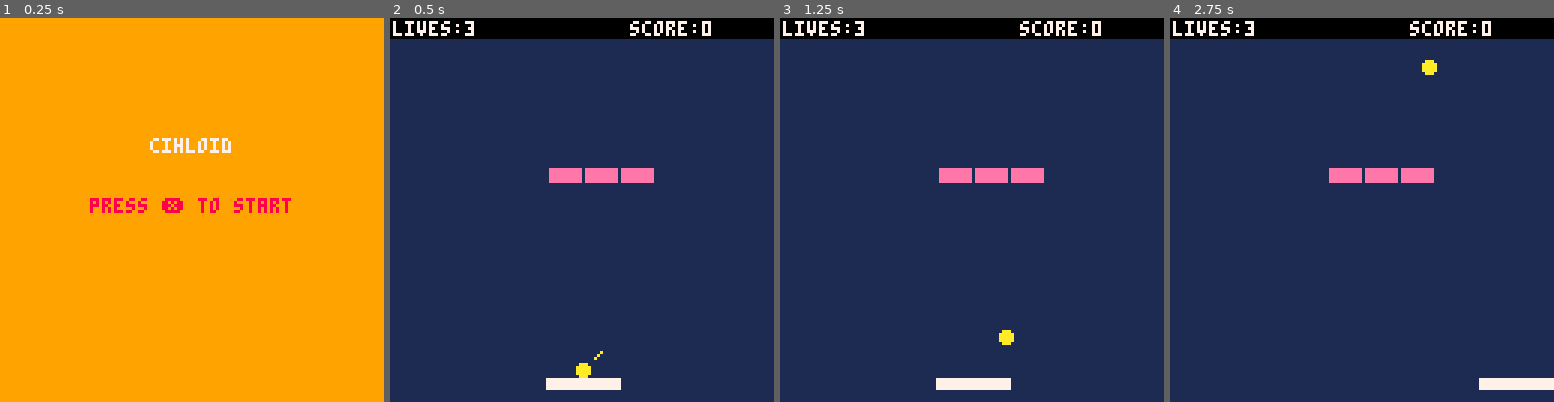
Above: before the commit, frames 1-4 (left to right).
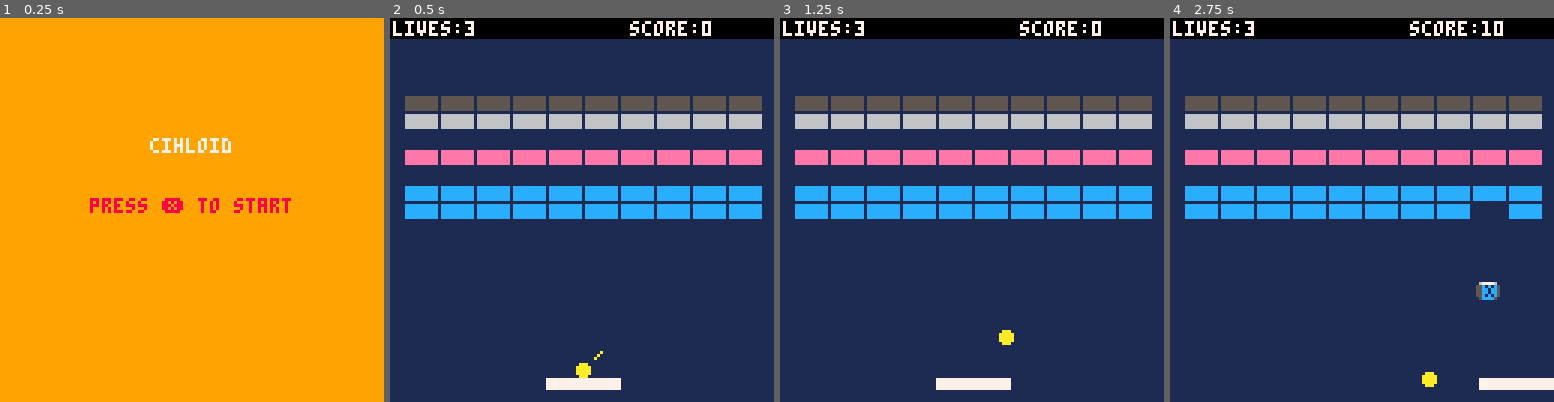
Above: after the commit, the same moments.

Repository: beavisCZ/Pico-8
Game: PICO-8 cartridge carts/cihloid.p8
Same seed, same stepped clock (60 frames per second), same inputs: the game is played once before the commit and once after it.
Inputs:
- Up to frame 1 (0.25 s): no input
- Up to frame 2 (0.5 s): tap X (X key) at 0.33 s
- Up to frame 3 (1.25 s): tap O (Z key) at 0.7 s; tap X (X key) at 1.07 s
- Up to frame 4 (2.75 s): hold Right 1.6-2.1 s; tap O (Z key) at 1.7, 2.1, 2.5 s; tap X (X key) at 1.85 s; hold Up 2.15-2.42 s; hold Right from 2.47 s (still down)

Frame 1 is identical in both runs. In frame 2, 18% of the frame differs, in the area x 3-97%, y 20-53%; in frame 3, 18%; in frame 4, 18%, in the area x 3-97%, y 0-97%.

Commit message:
ch30 multiball :)

Diff:
--- a/carts/cihloid.p8
+++ b/carts/cihloid.p8
@@ -4,7 +4,7 @@
 -- cihloid
 -- by beaviscz
 
--- finished tutorial 27
+-- finished tutorial 29
 -- todo:
 
 -- 6. powerups
@@ -252,12 +252,16 @@
         myball.y=nexty
 
         if (nexty>127) then
-            sfx(2)
-            lives-=1
-            if lives>0 then
-                serveball()
+            if #ball==1 then
+                sfx(2)
+                lives-=1
+                if lives>0 then
+                    serveball()
+                else
+                    gameover()
+                end
             else
-                gameover()
+                del(ball, ball[bi])
             end
         end
     end
@@ -288,6 +292,8 @@
         powerup_t=900
     elseif _p==7 then
         --multiball
+        multiball()
+        powerup=0
     end
 end
 
@@ -386,9 +392,9 @@
     levelnum=1
 
     levels={}
-    --levels[1]="x/i9/h9/x/b9/x/p9/p9"
-    levels[1]="x/x/x/x/x/xxxxbbbxxx"
-    levels[2]="i9/b2ihhib2/bsbihhibsb/bpbihhibpb/b3hhb3/s9"
+    levels[1]="x/i9/h9/x/b9/x/p9/p9"
+    --levels[1]="x/x/x/x/x/xxxxbbbxxx"
+    levels[2]="i9/b2ibbib2/bsbibbibsb/bpbibbibpb/b3hhb3/s9"
     levels[3]="b9/b9/b2x3b2/bbx5bb/b2x3b2/b9/b9"
     pill={}
     buildbricks(levels[levelnum])
@@ -456,9 +462,19 @@
     b.dx = 0
     b.dy = 0
     b.ang = 1
-
     return b
 end
+
+function copyball(originalball)
+    b={}
+    b.x=originalball.x
+    b.y=originalball.y
+    b.dx=originalball.dx
+    b.dy=originalball.dy
+    b.ang=originalball.ang
+    return b
+end
+
 
 function setangle(bl, ang)
     bl.ang=ang
@@ -472,6 +488,23 @@
         bl.dx=1*sign(bl.dx)
         bl.dy=1*sign(bl.dy)
     end
+end
+
+function multiball()
+    ball2 = copyball(ball[1])
+    ball3 = copyball(ball[1])
+    if ball[1].ang==0 then
+        setangle(ball2,1)
+        setangle(ball3,2)
+    elseif ball[1].ang==1 then
+        setangle(ball2,0)
+        setangle(ball3,2)
+    else
+        setangle(ball2,0)
+        setangle(ball3,1)
+    end
+    add(ball, ball2)
+    add(ball, ball3)
 end
 
 function sign(n)
@@ -576,7 +609,9 @@
 
 function draw_game()
     cls(dark_blue)
-    circfill(ball[1].x,ball[1].y,ball_r,ball_c)
+    for i=1,#ball do
+        circfill(ball[i].x,ball[i].y,ball_r,ball_c)
+    end
     if sticky then
         --serve direction preview
         line(ball[1].x+ball[1].dx*4, ball[1].y+ball[1].dy*4, ball[1].x+ball[1].dx*6, ball[1].y+ball[1].dy*6, 10)
